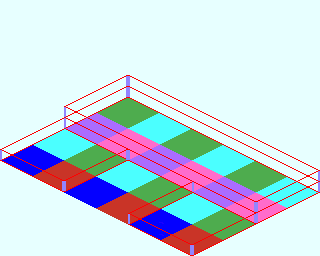
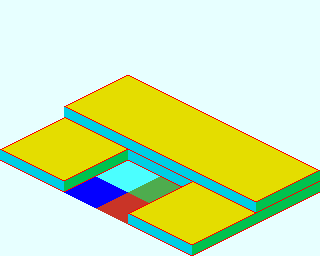
Layer changes from the first 320×256 image to the second:
added group "Wall" with 3 layers above "Wire 2F" over [0, 76, 320, 255]
added layer "Wall T" in group "Wall" over [2, 76, 318, 244]
added layer "Wall S" in group "Wall" over [0, 76, 318, 255]
added layer "Wall E" in group "Wall" over [2, 77, 320, 255]
